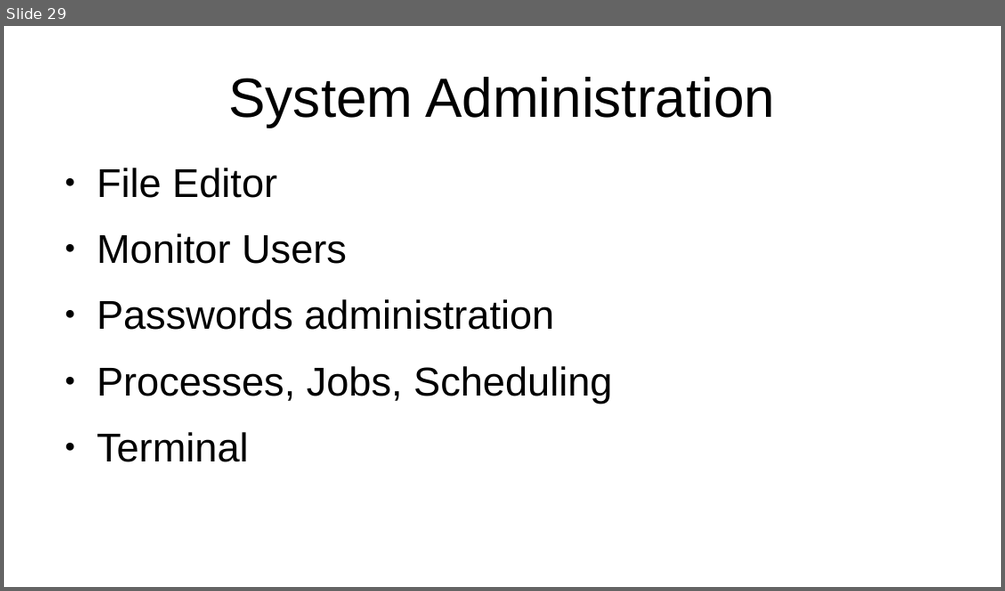
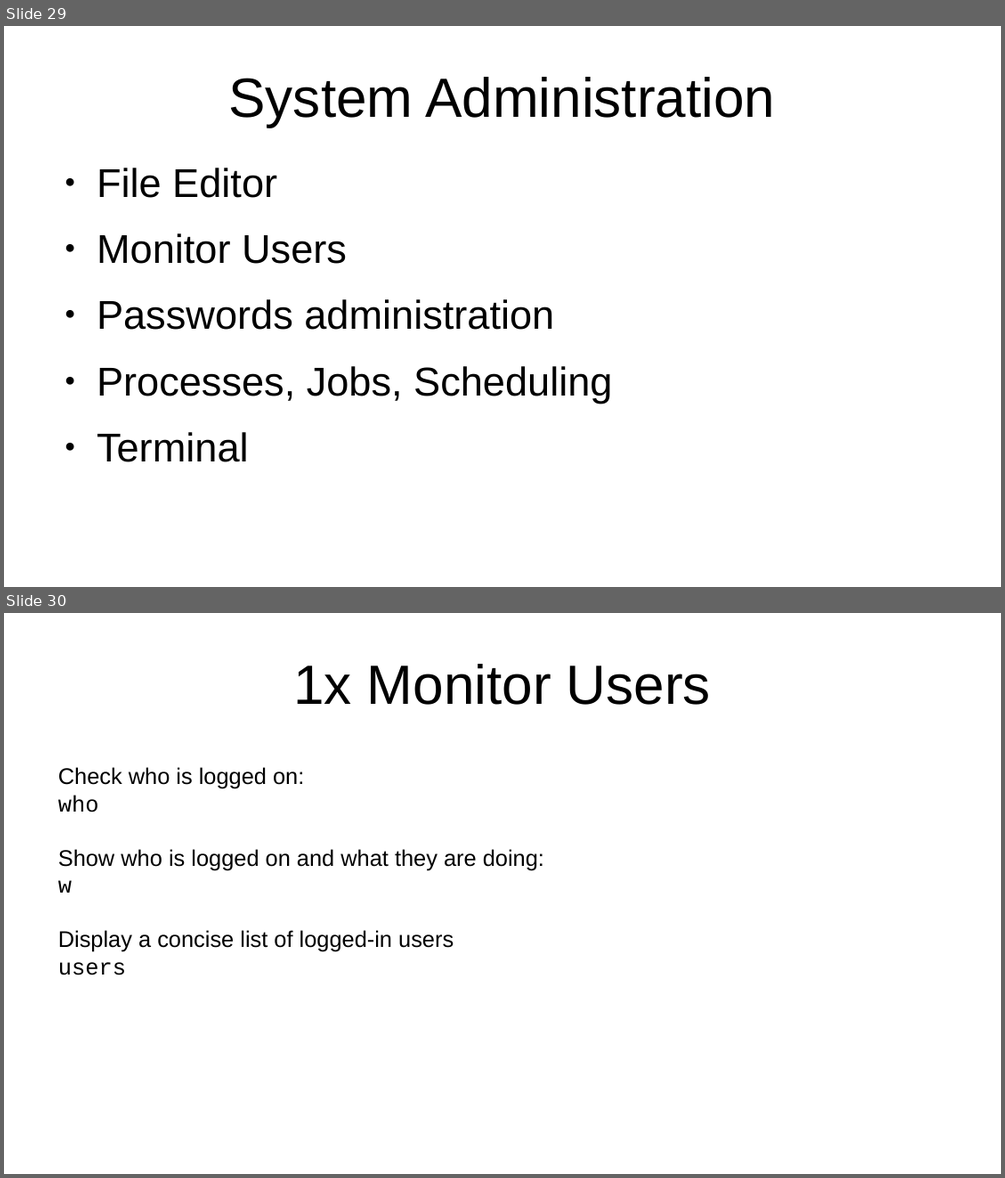
Before and after one commit to devopsdelivery/yoda, a slide deck: linuxExercisesv0.1.odp. Shown one above the other, each under a label of ours: slide 29 before the commit, slides 29 and 30 after it. The pictures are 1005x591 and 1005x1178 pixels, drawn with LibreOffice and Linux fonts; fonts in the diff are those of the drawing. Boxes give left, top, right and bottom in pixels: in the first picture for what was removed or moved away, otherwise in the second. Text is boxed around its words. In the diff, an @@ line names an element or a change of style, - is before the commit and + after.

```diff
--- a/linuxExercisesv0.1.odp
+++ b/linuxExercisesv0.1.odp
@@ slide 30 added at [4,613,1001,1174], background #FFFFFF @@
@@ title added at [293,664,711,705], 44 pt, text #000000 @@
+1x Monitor Users
@@ text added at [58,767,544,975], 18 pt, text #000000 @@
+Check who is logged on:
+who
+Show who is logged on and what they are doing:
+w
+Display a concise list of logged-in users
+users
```
Also in this commit, not shown: 1 slide changed, 6 other slides added, 2 slides removed, 2 other files.
